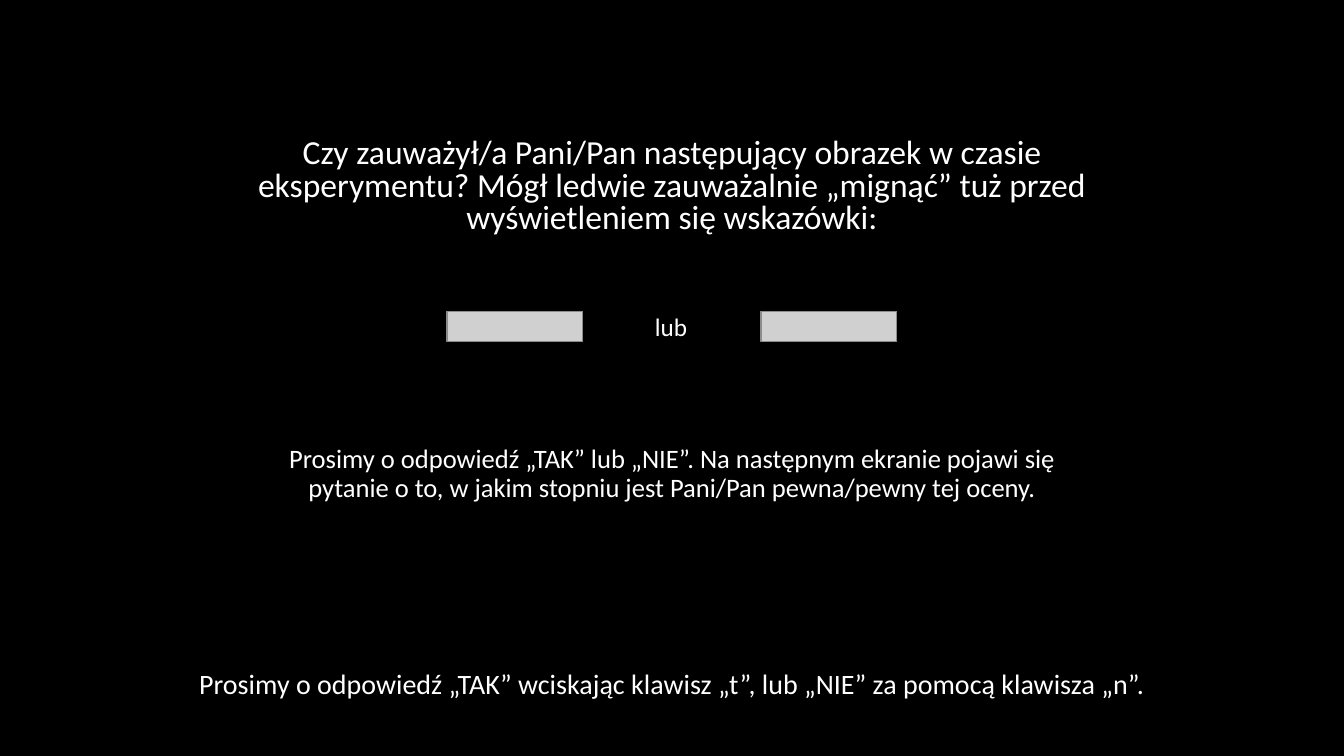
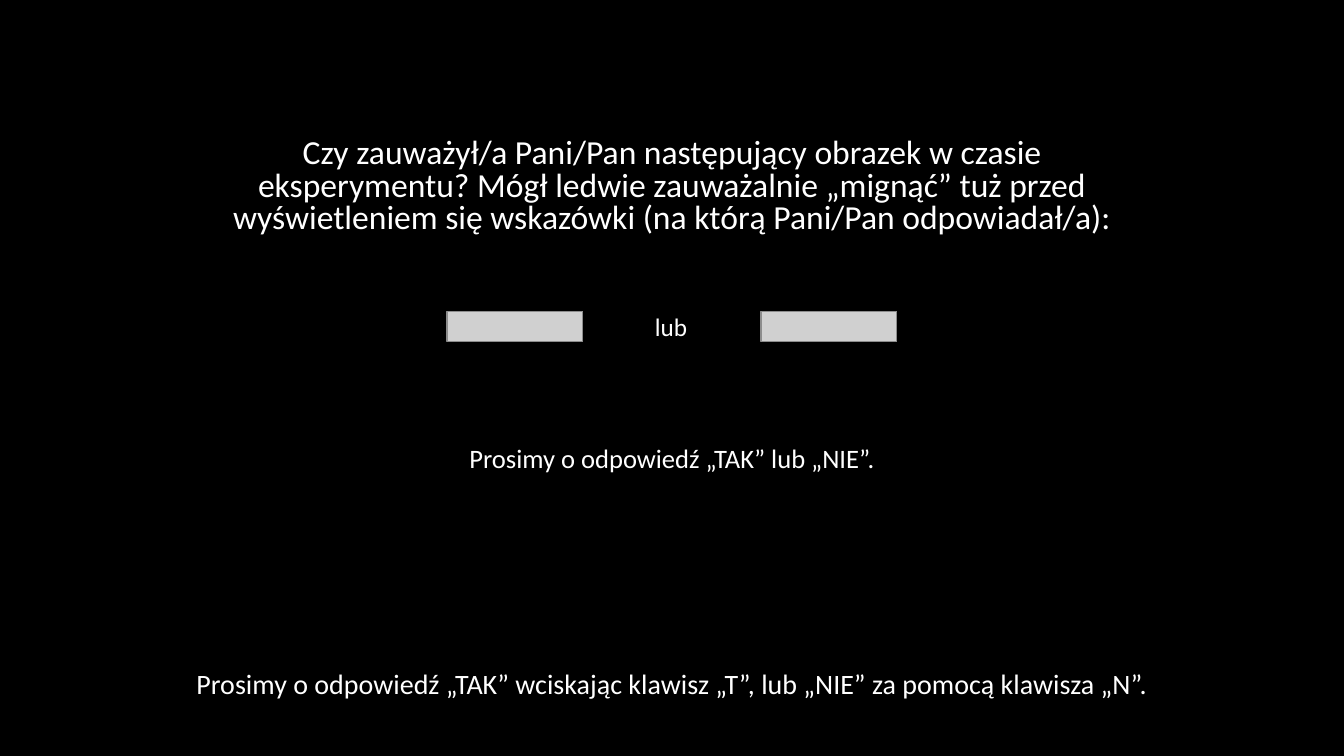
Before and after one commit to mmagnuski/senofag, a slide deck: slide 11 of EPRIME procedura png/Slajdy_Dprime.pptx (slide 7 before the commit). Drawn at 1344x756 pixels with LibreOffice and Linux fonts; fonts in the diff are those of the drawing; grey boxes stand for pictures. Boxes give left, top, right and bottom in pixels: in the first picture for what was removed or moved away, otherwise in the second. Text is boxed around its words. In the diff, an @@ line names an element or a change of style, - is before the commit and + after.

```diff
--- a/EPRIME procedura png/Slajdy_Dprime.pptx
+++ b/EPRIME procedura png/Slajdy_Dprime.pptx
@@ text at bbox=[233, 140, 1110, 235]: text changed @@
-Czy zauważył/a Pani/Pan następujący obrazek w czasie eksperymentu? Mógł ledwie zauważalnie „mignąć” tuż przed wyświetleniem się wskazówki:
+Czy zauważył/a Pani/Pan następujący obrazek w czasie eksperymentu? Mógł ledwie zauważalnie „mignąć” tuż przed wyświetleniem się wskazówki (na którą Pani/Pan odpowiadał/a):
@@ text at bbox=[469, 449, 874, 473]: text changed @@
-Prosimy o odpowiedź „TAK” lub „NIE”. Na następnym ekranie pojawi się pytanie o to, w jakim stopniu jest Pani/Pan pewna/pewny tej oceny.
+Prosimy o odpowiedź „TAK” lub „NIE”.
@@ text at bbox=[196, 674, 1147, 699]: text changed @@
-Prosimy o odpowiedź „TAK” wciskając klawisz „t”, lub „NIE” za pomocą klawisza „n”.
+Prosimy o odpowiedź „TAK” wciskając klawisz „T”, lub „NIE” za pomocą klawisza „N”.
```
Also in this commit, not shown: 1 other slide changed, 9 slides added, 5 slides removed, 16 other files.
